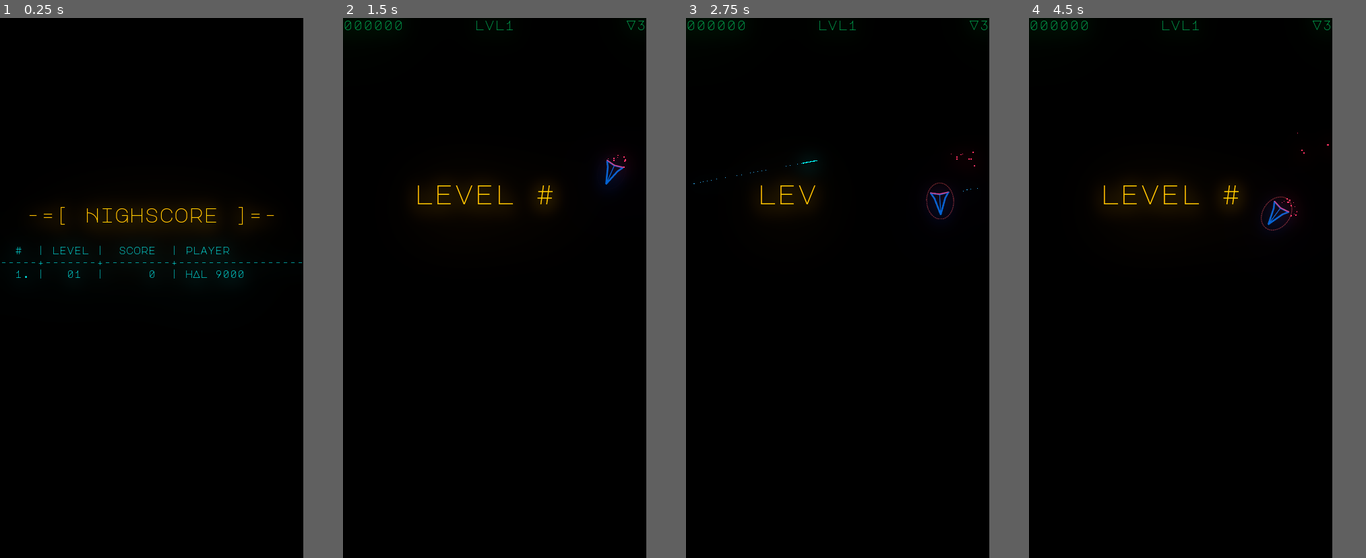
Above: before the commit, frames 1-4 (left to right).
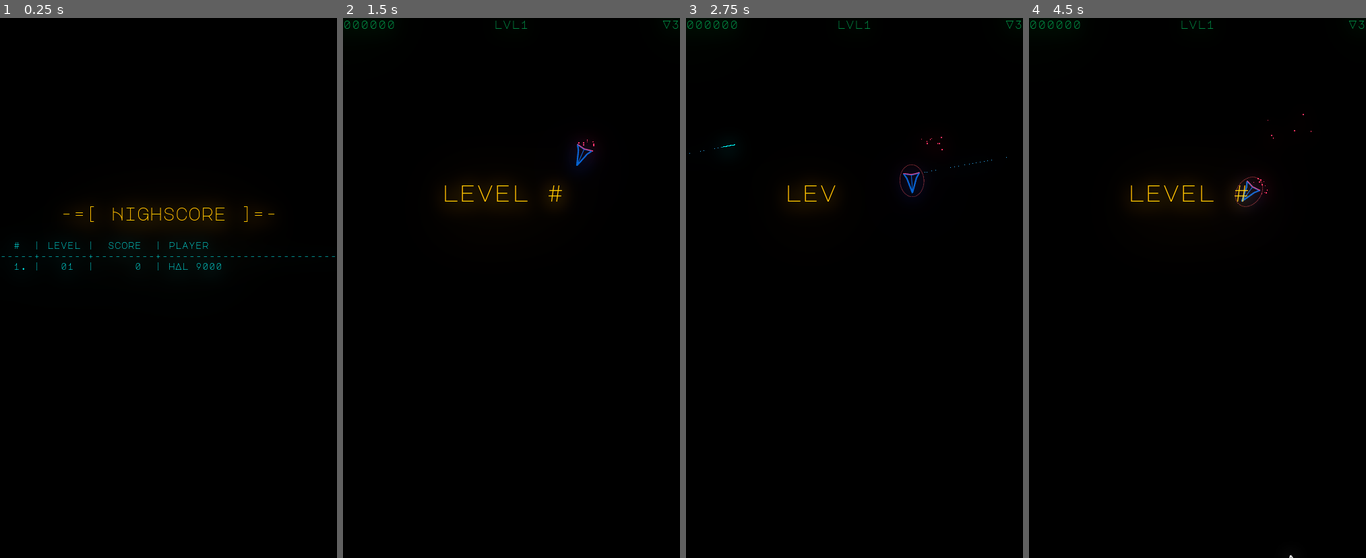
Above: after the commit, the same moments.

Repository: liske/Planetoids
Game: Godot game, scene res://scenes/Space.tscn
Same seed, same stepped clock (60 frames per second), same inputs: the game is played once before the commit and once after it.
Inputs:
- Up to frame 1 (0.25 s): no input
- Up to frame 2 (1.5 s): tap Enter (spawn) at 0.5, 0.6 s; hold Right (rotate_right) 0.53-1.28 s; hold Left (rotate_left) from 1.28 s (still down); tap W (boost) at 1.35 s
- Up to frame 3 (2.75 s): tap Enter (spawn) at 1.55, 2.3 s; release Left (rotate_left) at 2.03 s; hold Right (rotate_right) from 2.03 s (still down); tap Keypad 0 (shoot) at 2.1 s
- Up to frame 4 (4.5 s): tap Enter (spawn) at 2.85, 3.6 s; release Right (rotate_right) at 3.53 s; hold Left (rotate_left) from 3.53 s (still down); tap W (boost) at 4.35 s
In our replay, the window is 450x800 before the commit and 500x800 after it. These sizes can differ from the game's own. Grey fills any space a smaller window leaves; there, only what the larger window draws over its background counts as a difference.

The runs differ from the first frame. In frame 1, 1.1% of the frame differs, in the area x 0-100%, y 34-49%; in frame 2, 0.8%; in frame 3, 0.7%; in frame 4, 0.9%.

Commit message:
Add changes for #CLT2023.

Diff:
--- /dev/null
+++ b/assets/sprites/powerup-1.svg
@@ -0,0 +1,79 @@
+<?xml version="1.0" encoding="UTF-8" standalone="no"?>
+<svg
+   width="10.836428mm"
+   height="9.5587931mm"
+   viewBox="0 0 10.836429 9.5587933"
+   version="1.1"
+   id="svg8"
+   inkscape:version="1.2.2 (b0a8486541, 2022-12-01)"
+   sodipodi:docname="powerup-1.svg"
+   xmlns:inkscape="http://www.inkscape.org/namespaces/inkscape"
+   xmlns:sodipodi="http://sodipodi.sourceforge.net/DTD/sodipodi-0.dtd"
+   xmlns="http://www.w3.org/2000/svg"
+   xmlns:svg="http://www.w3.org/2000/svg"
+   xmlns:rdf="http://www.w3.org/1999/02/22-rdf-syntax-ns#"
+   xmlns:cc="http://creativecommons.org/ns#"
+   xmlns:dc="http://purl.org/dc/elements/1.1/">
+  <defs
+     id="defs2" />
+  <sodipodi:namedview
+     id="base"
+     pagecolor="#000000"
+     bordercolor="#666666"
+     borderopacity="1.0"
+     inkscape:pageopacity="0"
+     inkscape:pageshadow="2"
+     inkscape:zoom="11.2"
+     inkscape:cx="24.776786"
+     inkscape:cy="9.4642857"
+     inkscape:document-units="mm"
+     inkscape:current-layer="layer1"
+     inkscape:document-rotation="0"
+     showgrid="false"
+     fit-margin-top="0"
+     fit-margin-left="0"
+     fit-margin-right="0"
+     fit-margin-bottom="0"
+     inkscape:window-width="1920"
+     inkscape:window-height="1011"
+     inkscape:window-x="0"
+     inkscape:window-y="32"
+     inkscape:window-maximized="1"
+     inkscape:showpageshadow="0"
+     inkscape:pagecheckerboard="0"
+     inkscape:deskcolor="#000000" />
+  <metadata
+     id="metadata5">
+    <rdf:RDF>
+      <cc:Work
+         rdf:about="">
+        <dc:format>image/svg+xml</dc:format>
+        <dc:type
+           rdf:resource="http://purl.org/dc/dcmitype/StillImage" />
+      </cc:Work>
+    </rdf:RDF>
+  </metadata>
+  <g
+     inkscape:label="Layer 1"
+     inkscape:groupmode="layer"
+     id="layer1"
+     style="opacity:0.996"
+     transform="translate(-59.354083,-28.636742)">
+    <path
+       sodipodi:type="star"
+       style="fill:none;stroke:#00ff00;stroke-width:0.892617;stroke-linecap:round;stroke-linejoin:round;stroke-miterlimit:10;stroke-dasharray:1.78523, 1.78523;stroke-dashoffset:0"
+       id="path2705"
+       inkscape:flatsided="true"
+       sodipodi:sides="6"
+       sodipodi:cx="2.543493"
+       sodipodi:cy="9.0760746"
+       sodipodi:r1="17.912792"
+       sodipodi:r2="15.512933"
+       sodipodi:arg1="1.0658192"
+       sodipodi:arg2="1.5894179"
+       inkscape:rounded="0"
+       inkscape:randomized="0"
+       d="M 11.209477,24.753091 -6.7002099,24.419545 -15.366193,8.7425282 -6.1224905,-6.6009421 11.787196,-6.2673957 20.45318,9.409621 Z"
+       transform="matrix(0.29635811,0,0,0.29646797,64.016134,30.724721)" />
+  </g>
+</svg>
--- /dev/null
+++ b/assets/sprites/sonic-1.svg
@@ -0,0 +1,68 @@
+<?xml version="1.0" encoding="UTF-8" standalone="no"?>
+<svg
+   width="2.2944064mm"
+   height="9.5860577mm"
+   viewBox="0 0 2.2944067 9.5860579"
+   version="1.1"
+   id="svg8"
+   inkscape:version="1.2.2 (b0a8486541, 2022-12-01)"
+   sodipodi:docname="sonic-1.svg"
+   xmlns:inkscape="http://www.inkscape.org/namespaces/inkscape"
+   xmlns:sodipodi="http://sodipodi.sourceforge.net/DTD/sodipodi-0.dtd"
+   xmlns="http://www.w3.org/2000/svg"
+   xmlns:svg="http://www.w3.org/2000/svg"
+   xmlns:rdf="http://www.w3.org/1999/02/22-rdf-syntax-ns#"
+   xmlns:cc="http://creativecommons.org/ns#"
+   xmlns:dc="http://purl.org/dc/elements/1.1/">
+  <defs
+     id="defs2" />
+  <sodipodi:namedview
+     id="base"
+     pagecolor="#000000"
+     bordercolor="#666666"
+     borderopacity="1.0"
+     inkscape:pageopacity="0"
+     inkscape:pageshadow="2"
+     inkscape:zoom="11.2"
+     inkscape:cx="6.9196429"
+     inkscape:cy="9.375"
+     inkscape:document-units="mm"
+     inkscape:current-layer="layer1"
+     inkscape:document-rotation="0"
+     showgrid="false"
+     fit-margin-top="0"
+     fit-margin-left="0"
+     fit-margin-right="0"
+     fit-margin-bottom="0"
+     inkscape:window-width="1920"
+     inkscape:window-height="1011"
+     inkscape:window-x="0"
+     inkscape:window-y="32"
+     inkscape:window-maximized="1"
+     inkscape:showpageshadow="0"
+     inkscape:pagecheckerboard="0"
+     inkscape:deskcolor="#000000" />
+  <metadata
+     id="metadata5">
+    <rdf:RDF>
+      <cc:Work
+         rdf:about="">
+        <dc:format>image/svg+xml</dc:format>
+        <dc:type
+           rdf:resource="http://purl.org/dc/dcmitype/StillImage" />
+      </cc:Work>
+    </rdf:RDF>
+  </metadata>
+  <g
+     inkscape:label="Layer 1"
+     inkscape:groupmode="layer"
+     id="layer1"
+     style="opacity:0.996"
+     transform="translate(-64.090369,-28.652737)">
+    <path
+       style="fill:none;stroke:#00ffff;stroke-width:0.79375;stroke-linecap:round;stroke-linejoin:miter;stroke-dasharray:none;stroke-opacity:1"
+       d="m 64.487244,29.049612 c 2.003039,3.469365 1.99871,5.330441 0,8.792308"
+       id="path574"
+       sodipodi:nodetypes="cc" />
+  </g>
+</svg>
--- /dev/null
+++ b/objects/powerups/PowerUp.gd
@@ -0,0 +1,7 @@
+extends RigidBody2D
+
+onready var viewport_size = get_viewport_rect().size
+
+func _ready():
+	self.position.x	= viewport_size.x/4 + randi() % int(viewport_size.x/2)
+	self.position.y	= viewport_size.y/4 + randi() % int(viewport_size.y/2)
--- /dev/null
+++ b/objects/powerups/PowerUp.tscn
@@ -0,0 +1,37 @@
+[gd_scene load_steps=5 format=2]
+
+[ext_resource path="res://assets/sprites/ship-1-supershield.svg" type="Texture" id=1]
+[ext_resource path="res://assets/sprites/powerup-1.svg" type="Texture" id=2]
+[ext_resource path="res://objects/powerups/PowerUp.gd" type="Script" id=3]
+
+[sub_resource type="Animation" id=1]
+resource_name = "Pulsing"
+loop = true
+tracks/0/type = "value"
+tracks/0/path = NodePath("ItemSprite:modulate")
+tracks/0/interp = 1
+tracks/0/loop_wrap = true
+tracks/0/imported = false
+tracks/0/enabled = true
+tracks/0/keys = {
+"times": PoolRealArray( 0, 1, 2 ),
+"transitions": PoolRealArray( 1, 4, 0.25 ),
+"update": 0,
+"values": [ Color( 1, 1, 1, 1 ), Color( 1, 1, 1, 0 ), Color( 1, 1, 1, 1 ) ]
+}
+
+[node name="RigidBody2D" type="RigidBody2D"]
+script = ExtResource( 3 )
+
+[node name="CollisionPolygon2D" type="CollisionPolygon2D" parent="."]
+polygon = PoolVector2Array( -20, 0, -10, 18, 11, 18, 21, 0, 11, -18, -10, -18 )
+
+[node name="HexagonSprite" type="Sprite" parent="."]
+texture = ExtResource( 2 )
+
+[node name="ItemSprite" type="Sprite" parent="."]
+scale = Vector2( 0.25, 0.25 )
+texture = ExtResource( 1 )
+
+[node name="AnimationPlayer" type="AnimationPlayer" parent="."]
+anims/Pulsing = SubResource( 1 )
--- a/objects/ship/Ship.gd
+++ b/objects/ship/Ship.gd
@@ -1,6 +1,9 @@
 extends RigidBody2D
 
-onready var Bullet = preload("res://objects/weapon/Laser.tscn")
+onready var Laser = preload("res://objects/weapon/Laser.tscn")
+onready var Sonic = preload("res://objects/weapon/Sonic.tscn")
+# ToDo: support different weapon types, depending on power up
+onready var Bullet = Laser
 
 var ANIM_RESPAWN = "respawn"
 
--- /dev/null
+++ b/objects/weapon/Sonic.gd
@@ -0,0 +1,11 @@
+extends RigidBody2D
+
+onready var viewport_size = get_viewport_rect().size
+
+func _physics_process(_delta):
+	# wrap around screen edges
+	position.x = wrapf(position.x, 0, viewport_size.x)
+	position.y = wrapf(position.y, 0, viewport_size.y)
+
+func _on_Timer_timeout():
+	queue_free()
--- /dev/null
+++ b/objects/weapon/Sonic.tscn
@@ -0,0 +1,112 @@
+[gd_scene load_steps=3 format=2]
+
+[ext_resource path="res://assets/sprites/sonic-1.svg" type="Texture" id=1]
+[ext_resource path="res://objects/weapon/Sonic.gd" type="Script" id=2]
+
+[node name="RigidBody2D" type="RigidBody2D"]
+collision_layer = 4
+contacts_reported = 1
+contact_monitor = true
+script = ExtResource( 2 )
+
+[node name="Sprite" type="Sprite" parent="."]
+texture = ExtResource( 1 )
+
+[node name="CPUParticles2D" type="CPUParticles2D" parent="Sprite"]
+position = Vector2( -5, -14 )
+rotation = 1.5708
+amount = 128
+lifetime = 2.0
+randomness = 0.25
+lifetime_randomness = 0.5
+local_coords = false
+direction = Vector2( 0, 1 )
+spread = 60.0
+gravity = Vector2( 0, 0 )
+initial_velocity = 1.0
+radial_accel = 100.0
+radial_accel_random = 1.0
+scale_amount = 1.5
+scale_amount_random = 1.0
+color = Color( 0.2, 0.709804, 1, 1 )
+
+[node name="CPUParticles2D2" type="CPUParticles2D" parent="Sprite"]
+position = Vector2( -6, 16 )
+rotation = 1.5708
+amount = 128
+lifetime = 2.0
+randomness = 0.25
+lifetime_randomness = 0.5
+local_coords = false
+direction = Vector2( 0, 1 )
+spread = 60.0
+gravity = Vector2( 0, 0 )
+initial_velocity = 1.0
+radial_accel = 100.0
+radial_accel_random = 1.0
+scale_amount = 1.5
+scale_amount_random = 1.0
+color = Color( 0.2, 0.709804, 1, 1 )
+
+[node name="CPUParticles2D3" type="CPUParticles2D" parent="Sprite"]
+position = Vector2( -1, -6 )
+rotation = 1.5708
+amount = 128
+lifetime = 2.0
+randomness = 0.25
+lifetime_randomness = 0.5
+local_coords = false
+direction = Vector2( 0, 1 )
+spread = 60.0
+gravity = Vector2( 0, 0 )
+initial_velocity = 1.0
+radial_accel = 100.0
+radial_accel_random = 1.0
+scale_amount = 1.5
+scale_amount_random = 1.0
+color = Color( 0.2, 0.709804, 1, 1 )
+
+[node name="CPUParticles2D4" type="CPUParticles2D" parent="Sprite"]
+position = Vector2( -2, 9 )
+rotation = 1.5708
+amount = 128
+lifetime = 2.0
+randomness = 0.25
+lifetime_randomness = 0.5
+local_coords = false
+direction = Vector2( 0, 1 )
+spread = 60.0
+gravity = Vector2( 0, 0 )
+initial_velocity = 1.0
+radial_accel = 100.0
+radial_accel_random = 1.0
+scale_amount = 1.5
+scale_amount_random = 1.0
+color = Color( 0.2, 0.709804, 1, 1 )
+
+[node name="CPUParticles2D5" type="CPUParticles2D" parent="Sprite"]
+rotation = 1.5708
+amount = 128
+lifetime = 2.0
+randomness = 0.25
+lifetime_randomness = 0.5
+local_coords = false
+direction = Vector2( 0, 1 )
+spread = 60.0
+gravity = Vector2( 0, 0 )
+initial_velocity = 1.0
+radial_accel = 100.0
+radial_accel_random = 1.0
+scale_amount = 1.5
+scale_amount_random = 1.0
+color = Color( 0.2, 0.709804, 1, 1 )
+
+[node name="CollisionPolygon2D" type="CollisionPolygon2D" parent="."]
+polygon = PoolVector2Array( -3, -17, 0, 0, -3, 17, 5, 0 )
+
+[node name="Timer" type="Timer" parent="."]
+wait_time = 1.25
+one_shot = true
+autostart = true
+
+[connection signal="timeout" from="Timer" to="." method="_on_Timer_timeout"]
--- a/project.godot
+++ b/project.godot
@@ -22,8 +22,8 @@
 
 [display]
 
-window/size/width=720
-window/size/height=1280
+window/size/width=900
+window/size/height=1440
 window/size/borderless=true
 window/size/fullscreen=true
 window/handheld/orientation="portrait"
@@ -85,8 +85,6 @@
 "events": [ Object(InputEventKey,"resource_local_to_scene":false,"resource_name":"","device":0,"alt":false,"shift":false,"control":false,"meta":false,"command":false,"pressed":false,"scancode":87,"physical_scancode":0,"unicode":0,"echo":false,"script":null)
 , Object(InputEventKey,"resource_local_to_scene":false,"resource_name":"","device":0,"alt":false,"shift":false,"control":false,"meta":false,"command":false,"pressed":false,"scancode":16777232,"physical_scancode":0,"unicode":0,"echo":false,"script":null)
 , Object(InputEventKey,"resource_local_to_scene":false,"resource_name":"","device":0,"alt":false,"shift":false,"control":false,"meta":false,"command":false,"pressed":false,"scancode":16777358,"physical_scancode":0,"unicode":0,"echo":false,"script":null)
-, Object(InputEventJoypadButton,"resource_local_to_scene":false,"resource_name":"","device":0,"button_index":4,"pressure":0.0,"pressed":false,"script":null)
-, Object(InputEventJoypadButton,"resource_local_to_scene":false,"resource_name":"","device":0,"button_index":5,"pressure":0.0,"pressed":false,"script":null)
 , Object(InputEventJoypadButton,"resource_local_to_scene":false,"resource_name":"","device":0,"button_index":12,"pressure":0.0,"pressed":false,"script":null)
  ]
 }
--- a/scenes/Space.gd
+++ b/scenes/Space.gd
@@ -16,6 +16,7 @@
 			preload("res://objects/astroids/Astroid2.tscn"),
 			preload("res://objects/astroids/Astroid3.tscn"),
 		])
+
 	planetoids.stop()
 
 func _input(_event):
--- a/scripts/Planetoids.gd
+++ b/scripts/Planetoids.gd
@@ -4,16 +4,19 @@
 var astroids: Array
 var idle : bool
 var eog: bool
+var has_powerup: bool
 var level: int setget _level_set
 var lives: int setget _lives_set
 var rng = RandomNumberGenerator.new()
 var score: int setget _score_set
 var _level_score: int
+var powerup
 
 var viewport_size: Vector2
 
 var hud
 var ship
+var space
 
 var level_slogans = [
 	"to easy to fail",
@@ -56,7 +59,9 @@
 func setup(_scene, _hud, _ship, _astroids):
 	self.hud = _hud
 	self.ship = _ship
+	self.space = _scene
 	self.astroids = _astroids
+	self.powerup = preload("res://objects/powerups/PowerUp.tscn")
 
 	# hide mouse cursor
 	Input.set_mouse_mode(Input.MOUSE_MODE_HIDDEN)
@@ -92,6 +97,7 @@
 	self.level = 1
 	self.lives = 3
 	self.score = 0
+	self.has_powerup = false
 
 	for child in get_children():
 		child.queue_free()
@@ -102,6 +108,13 @@
 	self.score += 10
 	#body.queue_free()
 	body.explode()
+
+#	ToDo: randomly spawn power ups
+#	if not self.has_powerup and randf() < 0.02:
+	if false:
+		self.has_powerup = true
+		self.powerup.instance()
+		self.space.add_child(self.powerup)
 
 func laser_hit_astroid(laser : RigidBody2D, astroid : RigidBody2D):
 	var scaling = astroid.scaling
Not shown, added: assets/sprites/powerup-1.svg.import
Not shown, added: assets/sprites/sonic-1.svg.import
